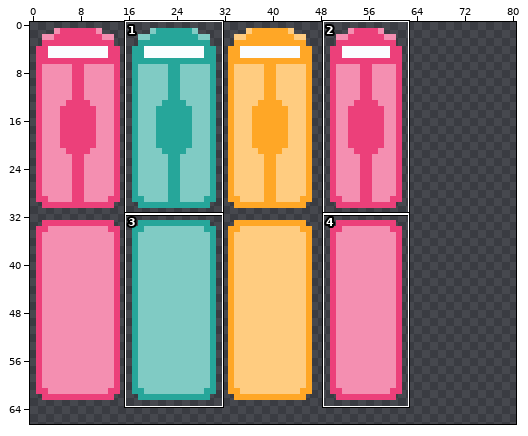
One commit to this pixel-art file: src/examples/LD47/Art/train1.aseprite. Above, an overview of the earlier version with the close-up marked.
Close-up. The starting point:
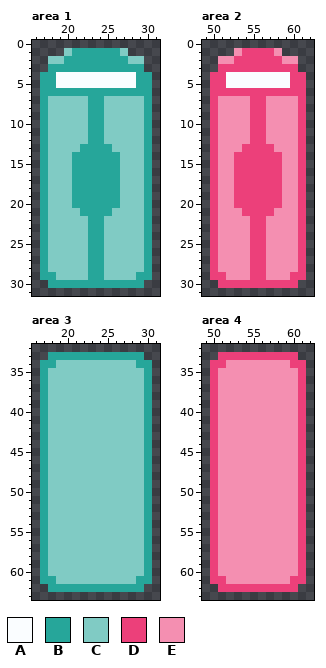
300x300 pixels, 1 frame. Shown: area 1: x 16..31, y 0..31; area 2: x 49..62, y 0..31; area 3: x 16..31, y 32..63; area 4: x 49..62, y 32..63. The wide view leaves out empty margins. The commit also changed other parts of the picture, which this record leaves out.
Palette (. is transparent): A #fafdff  B #26a69a  C #80cbc4  D #ec407a  E #f48fb1
Pixels before, area 1, first column x 17:
 1 ...CBBBBBBC...
 2 .CCBBBBBBBBCC.
 3 .BBBBBBBBBBBB.
 4 BBAAAAAAAAAABB
 5 BBAAAAAAAAAABB
 6 BBBBBBBBBBBBBB
 7 BCCCCCBBCCCCCB
 8 BCCCCCBBCCCCCB
 9 BCCCCCBBCCCCCB
10 BCCCCCBBCCCCCB
11 BCCCCCBBCCCCCB
12 BCCCCCBBCCCCCB
13 BCCCCBBBBCCCCB
14 BCCCBBBBBBCCCB
15 BCCCBBBBBBCCCB
16 BCCCBBBBBBCCCB
17 BCCCBBBBBBCCCB
18 BCCCBBBBBBCCCB
19 BCCCBBBBBBCCCB
20 BCCCBBBBBBCCCB
21 BCCCCBBBBCCCCB
22 BCCCCCBBCCCCCB
23 BCCCCCBBCCCCCB
24 BCCCCCBBCCCCCB
25 BCCCCCBBCCCCCB
26 BCCCCCBBCCCCCB
27 BCCCCCBBCCCCCB
28 BCCCCCBBCCCCCB
29 BBCCCCBBCCCCBB
30 .BBBBBBBBBBBB.
Pixels before, area 2, first column x 50:
 1 ...EDDDDE...
 2 .EEDDDDDDEE.
 3 .DDDDDDDDDD.
 4 DDAAAAAAAADD
 5 DDAAAAAAAADD
 6 DDDDDDDDDDDD
 7 DEEEEDDEEEED
 8 DEEEEDDEEEED
 9 DEEEEDDEEEED
10 DEEEEDDEEEED
11 DEEEEDDEEEED
12 DEEEEDDEEEED
13 DEEEDDDDEEED
14 DEEDDDDDDEED
15 DEEDDDDDDEED
16 DEEDDDDDDEED
17 DEEDDDDDDEED
18 DEEDDDDDDEED
19 DEEDDDDDDEED
20 DEEDDDDDDEED
21 DEEEDDDDEEED
22 DEEEEDDEEEED
23 DEEEEDDEEEED
24 DEEEEDDEEEED
25 DEEEEDDEEEED
26 DEEEEDDEEEED
27 DEEEEDDEEEED
28 DEEEEDDEEEED
29 DDEEEDDEEEDD
30 .DDDDDDDDDD.
Pixels before, area 3, first column x 17:
33 .BBBBBBBBBBBB.
34 BBCCCCCCCCCCBB
35 BCCCCCCCCCCCCB
36 BCCCCCCCCCCCCB
37 BCCCCCCCCCCCCB
38 BCCCCCCCCCCCCB
39 BCCCCCCCCCCCCB
40 BCCCCCCCCCCCCB
41 BCCCCCCCCCCCCB
42 BCCCCCCCCCCCCB
43 BCCCCCCCCCCCCB
44 BCCCCCCCCCCCCB
45 BCCCCCCCCCCCCB
46 BCCCCCCCCCCCCB
47 BCCCCCCCCCCCCB
48 BCCCCCCCCCCCCB
49 BCCCCCCCCCCCCB
50 BCCCCCCCCCCCCB
51 BCCCCCCCCCCCCB
52 BCCCCCCCCCCCCB
53 BCCCCCCCCCCCCB
54 BCCCCCCCCCCCCB
55 BCCCCCCCCCCCCB
56 BCCCCCCCCCCCCB
57 BCCCCCCCCCCCCB
58 BCCCCCCCCCCCCB
59 BCCCCCCCCCCCCB
60 BCCCCCCCCCCCCB
61 BBCCCCCCCCCCBB
62 .BBBBBBBBBBBB.
Pixels before, area 4, first column x 50:
33 .DDDDDDDDDD.
34 DDEEEEEEEEDD
35 DEEEEEEEEEED
36 DEEEEEEEEEED
37 DEEEEEEEEEED
38 DEEEEEEEEEED
39 DEEEEEEEEEED
40 DEEEEEEEEEED
41 DEEEEEEEEEED
42 DEEEEEEEEEED
43 DEEEEEEEEEED
44 DEEEEEEEEEED
45 DEEEEEEEEEED
46 DEEEEEEEEEED
47 DEEEEEEEEEED
48 DEEEEEEEEEED
49 DEEEEEEEEEED
50 DEEEEEEEEEED
51 DEEEEEEEEEED
52 DEEEEEEEEEED
53 DEEEEEEEEEED
54 DEEEEEEEEEED
55 DEEEEEEEEEED
56 DEEEEEEEEEED
57 DEEEEEEEEEED
58 DEEEEEEEEEED
59 DEEEEEEEEEED
60 DEEEEEEEEEED
61 DDEEEEEEEEDD
62 .DDDDDDDDDD.
The result:
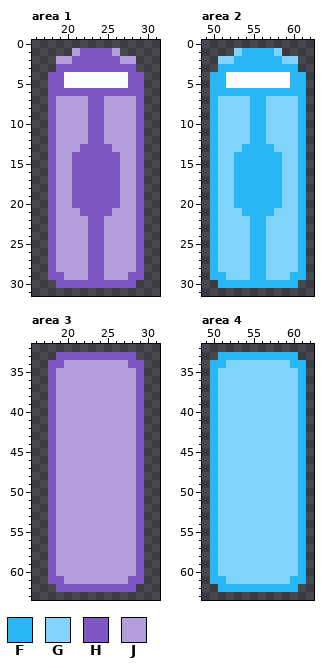
Colours new in this view: F #29b6f6  G #81d4fa  H #7e57c2  J #b39ddb
From old to new:
Changed rows in their new state; - is an unchanged pixel.
Area 1, layer "Layer 1":
first column x 17:
 1 ---.JHHHHJ.---
 2 -.JJHHHHHHJJ.-
 3 -.HHHHHHHHHH.-
 4 .HH--------HH.
 5 .HH--------HH.
 6 .HHHHHHHHHHHH.
 7 .HJJJJHHJJJJH.
 8 .HJJJJHHJJJJH.
 9 .HJJJJHHJJJJH.
10 .HJJJJHHJJJJH.
11 .HJJJJHHJJJJH.
12 .HJJJJHHJJJJH.
13 .HJJJHHHHJJJH.
14 .HJJHHHHHHJJH.
15 .HJJHHHHHHJJH.
16 .HJJHHHHHHJJH.
17 .HJJHHHHHHJJH.
18 .HJJHHHHHHJJH.
19 .HJJHHHHHHJJH.
20 .HJJHHHHHHJJH.
21 .HJJJHHHHJJJH.
22 .HJJJJHHJJJJH.
23 .HJJJJHHJJJJH.
24 .HJJJJHHJJJJH.
25 .HJJJJHHJJJJH.
26 .HJJJJHHJJJJH.
27 .HJJJJHHJJJJH.
28 .HJJJJHHJJJJH.
29 .HHJJJHHJJJHH.
30 -.HHHHHHHHHH.-
Area 2, layer "Layer 1":
first column x 50:
 1 ---GFFFFG---
 2 -GGFFFFFFGG-
 3 -FFFFFFFFFF-
 4 FF--------FF
 5 FF--------FF
 6 FFFFFFFFFFFF
 7 FGGGGFFGGGGF
 8 FGGGGFFGGGGF
 9 FGGGGFFGGGGF
10 FGGGGFFGGGGF
11 FGGGGFFGGGGF
12 FGGGGFFGGGGF
13 FGGGFFFFGGGF
14 FGGFFFFFFGGF
15 FGGFFFFFFGGF
16 FGGFFFFFFGGF
17 FGGFFFFFFGGF
18 FGGFFFFFFGGF
19 FGGFFFFFFGGF
20 FGGFFFFFFGGF
21 FGGGFFFFGGGF
22 FGGGGFFGGGGF
23 FGGGGFFGGGGF
24 FGGGGFFGGGGF
25 FGGGGFFGGGGF
26 FGGGGFFGGGGF
27 FGGGGFFGGGGF
28 FGGGGFFGGGGF
29 FFGGGFFGGGFF
30 -FFFFFFFFFF-
Area 3, layer "Layer 1":
first column x 17:
33 -.HHHHHHHHHH.-
34 .HHJJJJJJJJHH.
35 .HJJJJJJJJJJH.
36 .HJJJJJJJJJJH.
37 .HJJJJJJJJJJH.
38 .HJJJJJJJJJJH.
39 .HJJJJJJJJJJH.
40 .HJJJJJJJJJJH.
41 .HJJJJJJJJJJH.
42 .HJJJJJJJJJJH.
43 .HJJJJJJJJJJH.
44 .HJJJJJJJJJJH.
45 .HJJJJJJJJJJH.
46 .HJJJJJJJJJJH.
47 .HJJJJJJJJJJH.
48 .HJJJJJJJJJJH.
49 .HJJJJJJJJJJH.
50 .HJJJJJJJJJJH.
51 .HJJJJJJJJJJH.
52 .HJJJJJJJJJJH.
53 .HJJJJJJJJJJH.
54 .HJJJJJJJJJJH.
55 .HJJJJJJJJJJH.
56 .HJJJJJJJJJJH.
57 .HJJJJJJJJJJH.
58 .HJJJJJJJJJJH.
59 .HJJJJJJJJJJH.
60 .HJJJJJJJJJJH.
61 .HHJJJJJJJJHH.
62 -.HHHHHHHHHH.-
Area 4, layer "Layer 1":
first column x 50:
33 -FFFFFFFFFF-
34 FFGGGGGGGGFF
35 FGGGGGGGGGGF
36 FGGGGGGGGGGF
37 FGGGGGGGGGGF
38 FGGGGGGGGGGF
39 FGGGGGGGGGGF
40 FGGGGGGGGGGF
41 FGGGGGGGGGGF
42 FGGGGGGGGGGF
43 FGGGGGGGGGGF
44 FGGGGGGGGGGF
45 FGGGGGGGGGGF
46 FGGGGGGGGGGF
47 FGGGGGGGGGGF
48 FGGGGGGGGGGF
49 FGGGGGGGGGGF
50 FGGGGGGGGGGF
51 FGGGGGGGGGGF
52 FGGGGGGGGGGF
53 FGGGGGGGGGGF
54 FGGGGGGGGGGF
55 FGGGGGGGGGGF
56 FGGGGGGGGGGF
57 FGGGGGGGGGGF
58 FGGGGGGGGGGF
59 FGGGGGGGGGGF
60 FGGGGGGGGGGF
61 FFGGGGGGGGFF
62 -FFFFFFFFFF-
Pixel boxes of the changes (left, top, right, bottom) in both close-ups:
changed: (40, 48, 152, 288)
changed: (210, 48, 306, 288)
changed: (40, 352, 152, 592)
changed: (210, 352, 306, 592)
